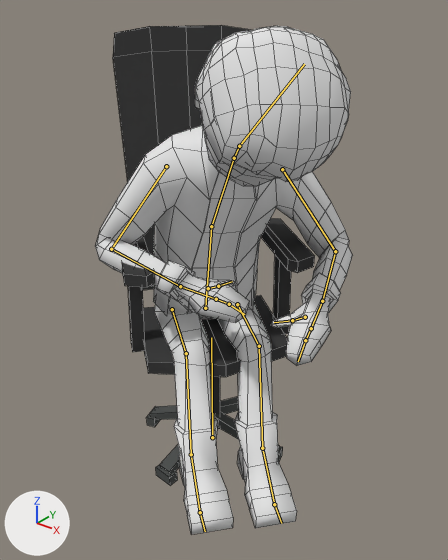
Renders of the Blender file Assets/Graphics/Stan/Stanley2.blend from each side of a commit.
The view is the same before and after, from a camera (50 mm lens) standing at (3.91, -4.7, 5.26) and looking at (0.13, 0.02, 2.33). The axes (+X, +Y, +Z) are drawn at lower left. The lights are the same throughout. Both versions are drawn at frame 18 of the action 'Fail 04'; the numbers are the values there. The bones that bend it are drawn over the model as lines. Mesh edges are drawn as thin lines.

The first picture shows 'Character'.
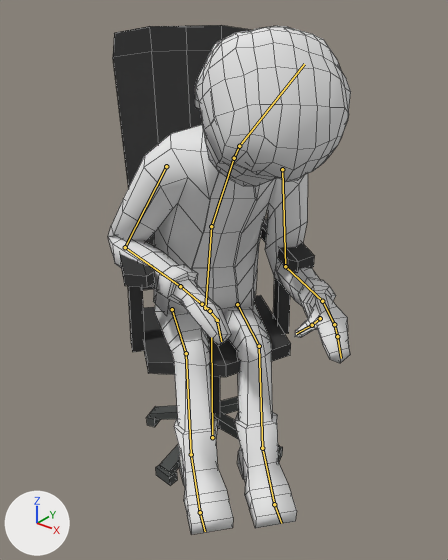
The edits, one by one:
Bone 'Lower Arm.L' (bone_lower_arm_l) turns from (-9, 34, -31) to (45, 44, -27) degrees about its own x, y and z.
Bone 'Lower Arm.R' (bone_lower_arm_r) turns from (-9, -34, 31) to (93, -78, -4) degrees about its own x, y and z.

Where the change shows, as pixel boxes [x1, y1, x2, y2] in the pictures (448 x 560 px):
'Character', posed: before [95, 25, 353, 534]; after [108, 25, 351, 534]
bone 'Lower Arm.L', root to tip: before (335, 251) to (322, 301); after (285, 266) to (322, 301)
bone 'Lower Arm.R', root to tip: before (111, 249) to (180, 286); after (125, 247) to (180, 286)
